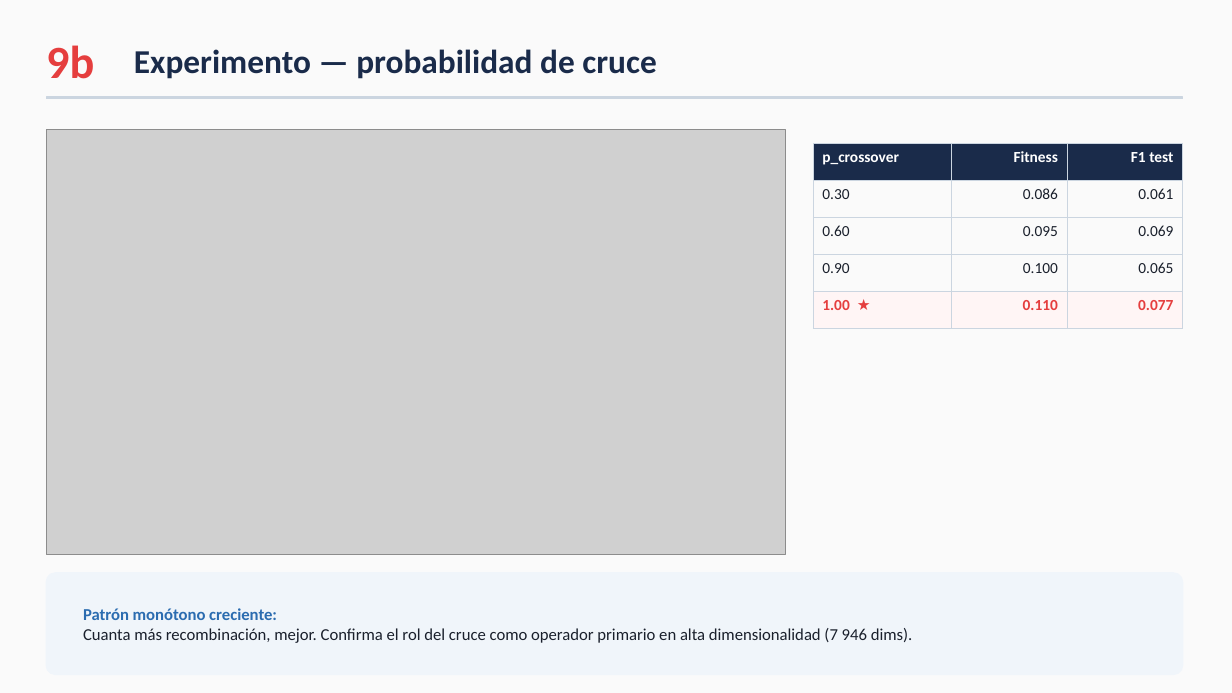
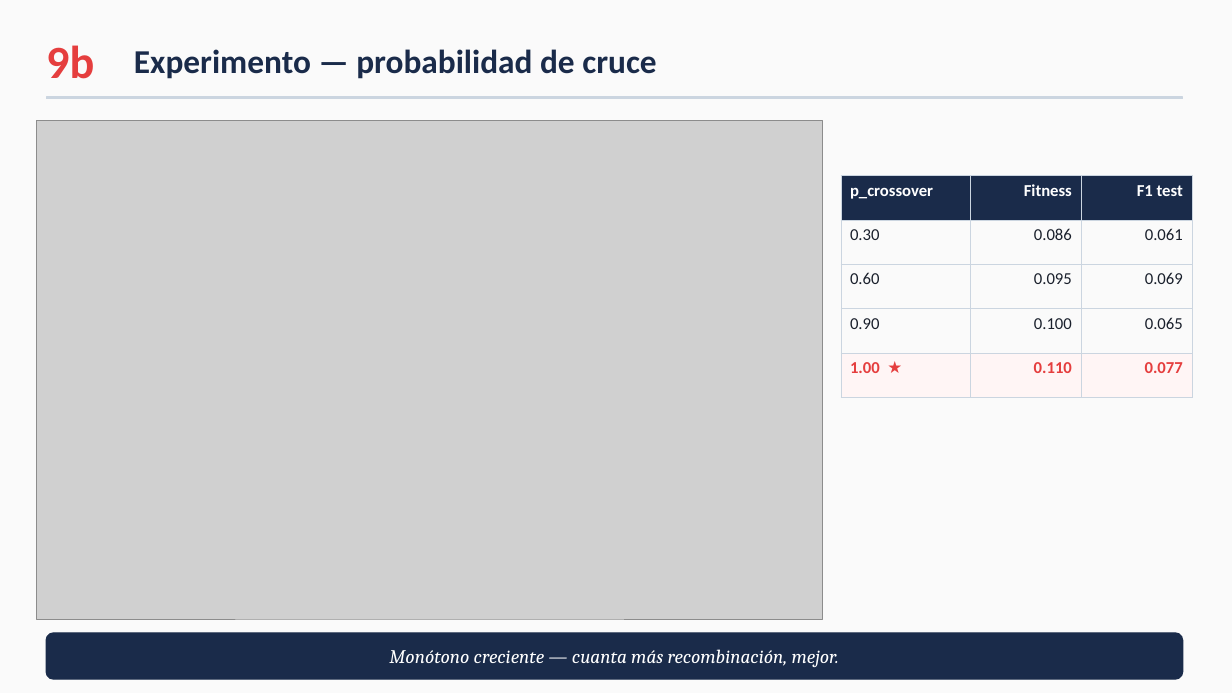
Before and after one commit to ccKabra/farmApp-TCE, a slide deck: slide 11 of PRESENTACION.pptx. Drawn at 1232x693 pixels with LibreOffice and Linux fonts; fonts in the diff are those of the drawing; grey boxes stand for pictures. Boxes give left, top, right and bottom in pixels: in the first picture for what was removed or moved away, otherwise in the second. Text is boxed around its words. In the diff, an @@ line names an element or a change of style, - is before the commit and + after.

```diff
--- a/PRESENTACION.pptx
+++ b/PRESENTACION.pptx
@@ picture: place and size @@
-picture at [46,129,786,555]
+picture at [37,120,823,619]
@@ table at [841,176,1192,377] @@
@@ size 12 to 13 pt @@
@@ borders changed @@
@@ table: place and size @@
-table at [813,143,1183,328]
+table at [841,176,1192,377]
@@ rounded rectangle: place and size @@
-rounded rectangle at [46,573,1183,675]
+rounded rectangle at [46,633,1183,679]
@@ rounded rectangle at [46,633,1183,679]: fill #F0F5FA to #1A2B4A; outline #F0F5FA 1 pt to #1A2B4A 1 pt; proportions changed @@
@@ text at [389,649,839,667]: text changed; size 13 to 15 pt; font Calibri to Cambria; text colour #1A202C to #FFFFFF; italic on @@
-Patrón monótono creciente:
-Cuanta más recombinación, mejor. Confirma el rol del cruce como operador primario en alta dimensionalidad (7 946 dims).
+Monótono creciente — cuanta más recombinación, mejor.
```
Also in this commit, not shown: 13 other slides changed, 18 other files.
